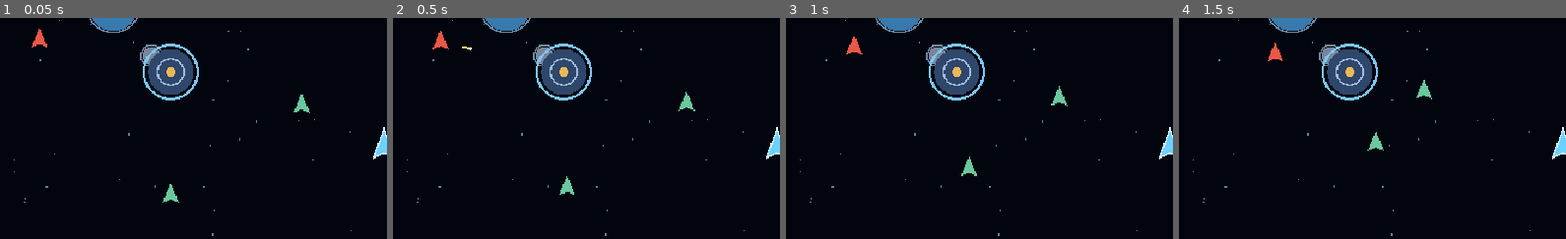
Above: before the commit, frames 1-4 (left to right).
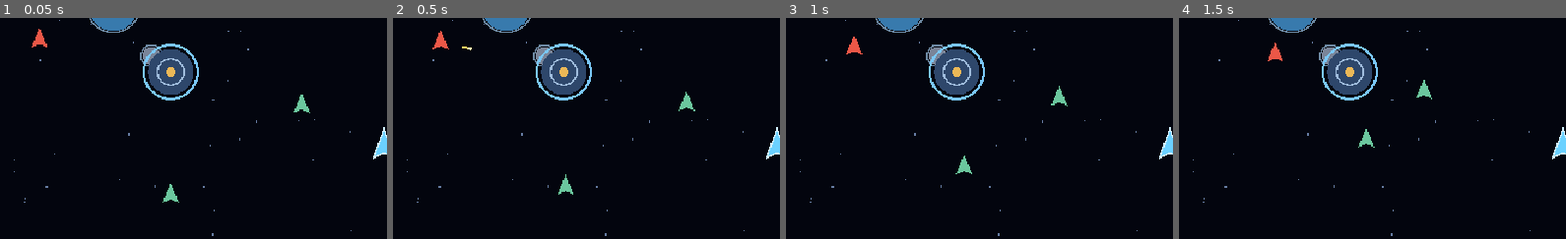
Above: after the commit, the same moments.

Repository: DARTVADER1-DROID/Star-Forge
Game: Godot game, scene res://scenes/main.tscn
Same seed, same stepped clock (60 frames per second), same inputs: the game is played once before the commit and once after it.
Inputs (mouse positions are % of the whole screen's width and height, from its top left):
- Up to frame 1 (0.05 s): no input
- Up to frame 2 (0.5 s): no input
- Up to frame 3 (1 s): move the mouse to (72, 45) at 0.52 s; click (72, 45) at 0.67 s
- Up to frame 4 (1.5 s): drag from (29, 55) to (12, 29) at 1.27 s
The pictures show only the part of the screen within x 0-50%, y 21-71%; the shares and areas given below are measured in that part.

Frame 1 is identical in both runs. In frame 2, less than 0.1% of the frame differs, in the area x 42-47%, y 70-80%; in frame 3, 0.2%; in frame 4, 0.3%, in the area x 46-53%, y 50-60%.

Commit message:
Integrate Godot art assets and preserve data definitions

Diff:
--- a/scripts/world/station_body.gd
+++ b/scripts/world/station_body.gd
@@ -2,8 +2,16 @@
 class_name StationBody
 
 @export var collision_radius := 28.0
+var _sprite: Sprite2D
 
 func _ready() -> void:
+    var texture := AssetLibrary.load_texture("station_ring_hub.png")
+    if texture != null:
+        _sprite = Sprite2D.new()
+        _sprite.texture = texture
+        _sprite.scale = Vector2(0.72,0.72)
+        _sprite.texture_filter = CanvasItem.TEXTURE_FILTER_NEAREST
+        add_child(_sprite)
     var shape := CircleShape2D.new()
     shape.radius = collision_radius
     var collision := CollisionShape2D.new()
@@ -11,6 +19,8 @@
     add_child(collision)
 
 func _draw() -> void:
+    if is_instance_valid(_sprite):
+        return
     draw_circle(Vector2.ZERO,collision_radius,Color(0.18,0.28,0.42))
     draw_arc(Vector2.ZERO,collision_radius+5.0,0.0,TAU,48,Color(0.48,0.78,0.96),3.0)
     draw_arc(Vector2.ZERO,collision_radius*0.58,0.0,TAU,32,Color(0.70,0.82,0.94,0.85),2.0)
